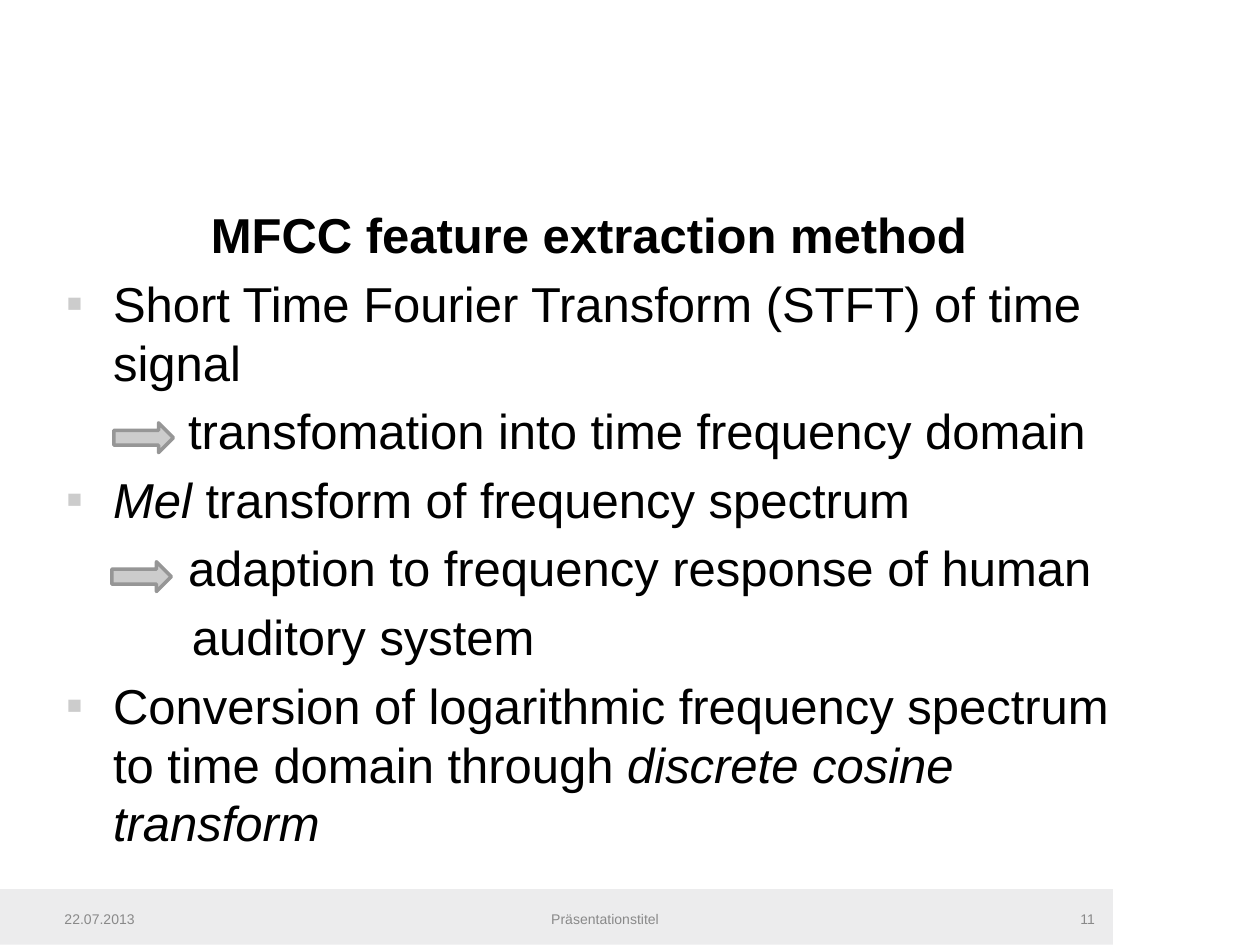
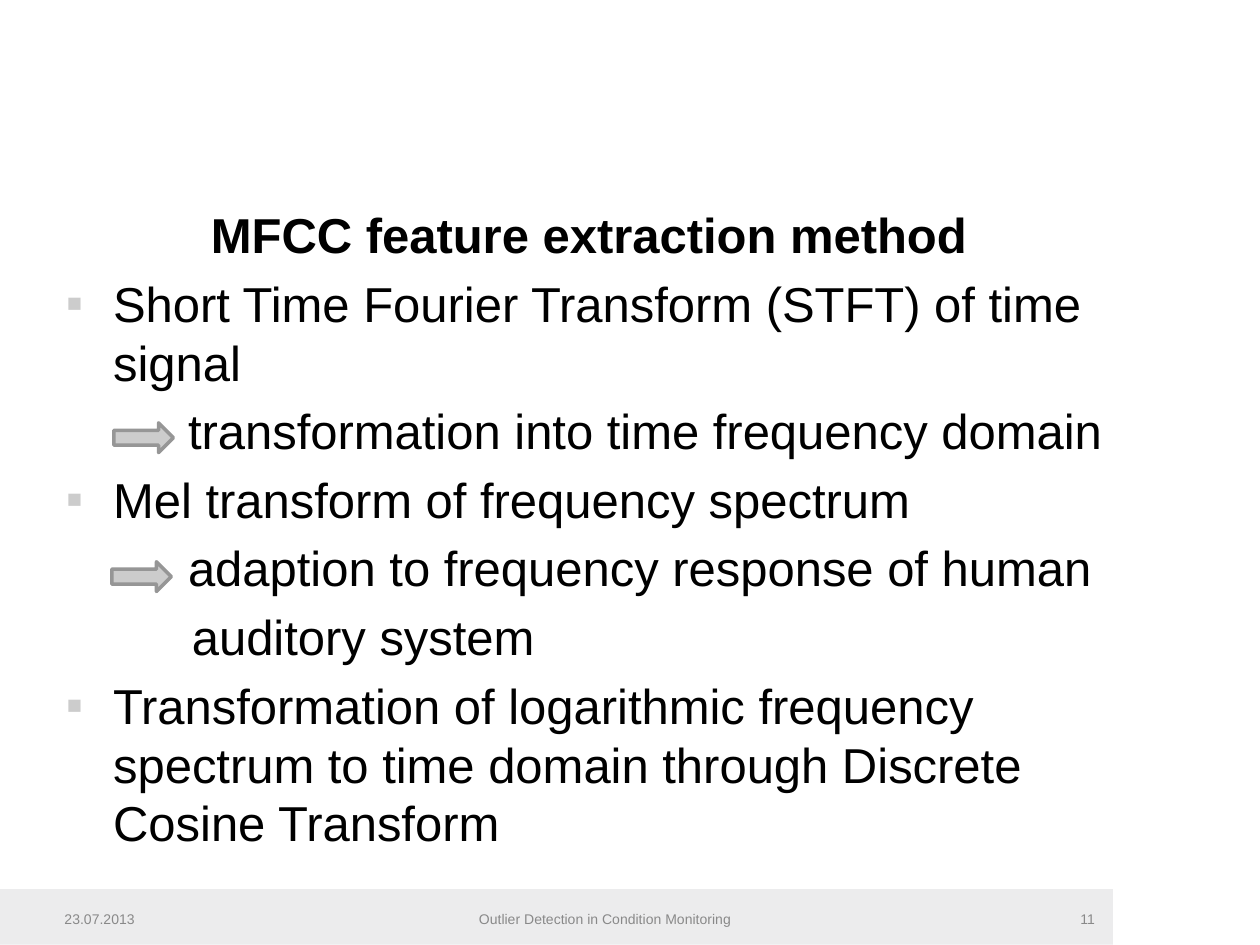
Before and after one commit to fera0013/MasterThesis, a slide deck: slide 11 of Documentation/SemiSupervisedMethodsInConditionMonitoring2.pptx. Drawn at 1260x945 pixels with LibreOffice and Linux fonts; fonts in the diff are those of the drawing; background and template pictures are left out. Boxes give left, top, right and bottom in pixels: in the first picture for what was removed or moved away, otherwise in the second. Text is boxed around its words. In the diff, an @@ line names an element or a change of style, - is before the commit and + after.

Commit message:
Outlier Detection in Condition Monitoring Presentation

```diff
--- a/Documentation/SemiSupervisedMethodsInConditionMonitoring2.pptx
+++ b/Documentation/SemiSupervisedMethodsInConditionMonitoring2.pptx
@@ text at (188, 413, 1102, 459): text changed @@
-transfomation into time frequency domain
+transformation into time frequency domain
@@ text at (113, 688, 1022, 842): text changed @@
-▪ Conversion of logarithmic frequency spectrum to time domain through discrete cosine transform
+▪ Transformation of logarithmic frequency spectrum to time domain through Discrete Cosine Transform
@@ text at (64, 914, 134, 924): text changed @@
-22.07.2013
+23.07.2013
@@ text at (479, 914, 731, 927): text changed @@
-Präsentationstitel
+Outlier Detection in Condition Monitoring
```
Also in this commit, not shown: 41 other slides changed.
